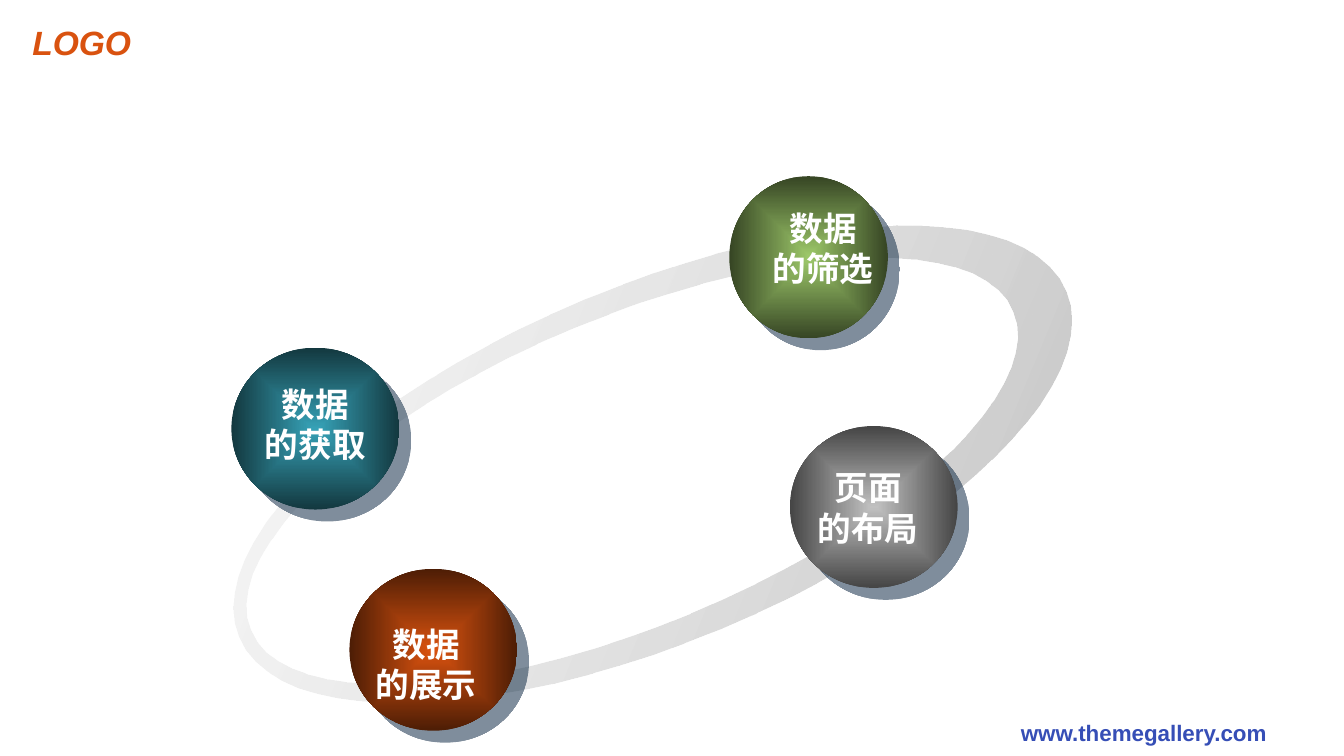
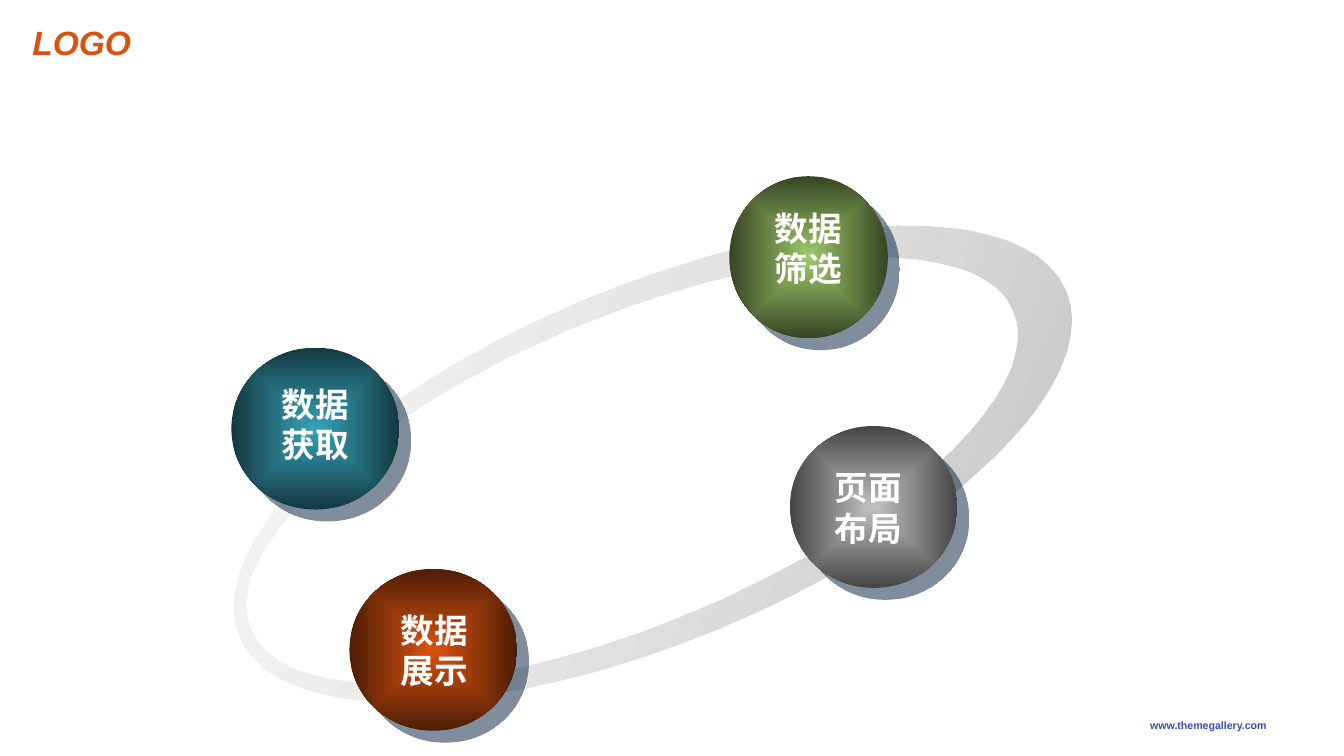
Before and after one commit to tswctsx/k12xm, a slide deck: slide 5 of k12行业数据分析.ppt. Drawn at 1344x756 pixels with LibreOffice and Linux fonts; fonts in the diff are those of the drawing; background and template pictures are left out. Boxes give left, top, right and bottom in pixels: in the first picture for what was removed or moved away, otherwise in the second. Text is boxed around its words. In the diff, an @@ line names an element or a change of style, - is before the commit and + after.

```diff
--- a/k12行业数据分析.ppt
+++ b/k12行业数据分析.ppt
@@ freeform shape at bbox=[171, 128, 1134, 756]: outline redrawn @@
@@ text at bbox=[775, 247, 842, 291]: text changed @@
-的筛选
+筛选
@@ text "数据": place and size @@
-text "数据" at bbox=[265, 382, 366, 467]
+text "数据" at bbox=[282, 382, 349, 460]
@@ text at bbox=[282, 428, 349, 460]: text changed @@
-的获取
+获取
@@ text "页面": place and size @@
-text "页面" at bbox=[818, 466, 919, 550]
+text "页面" at bbox=[834, 466, 901, 550]
@@ text at bbox=[834, 513, 901, 550]: text changed @@
-的布局
+布局
@@ text "数据": place and size @@
-text "数据" at bbox=[376, 622, 477, 706]
+text "数据" at bbox=[401, 609, 468, 693]
@@ text at bbox=[401, 656, 468, 693]: text changed @@
-的展示
+展示
@@ text "www.themegallery.com" at bbox=[1150, 721, 1266, 732]: size 16 to 7.6 pt @@
```
Also in this commit, not shown: 2 other slides changed, 2 other files.
